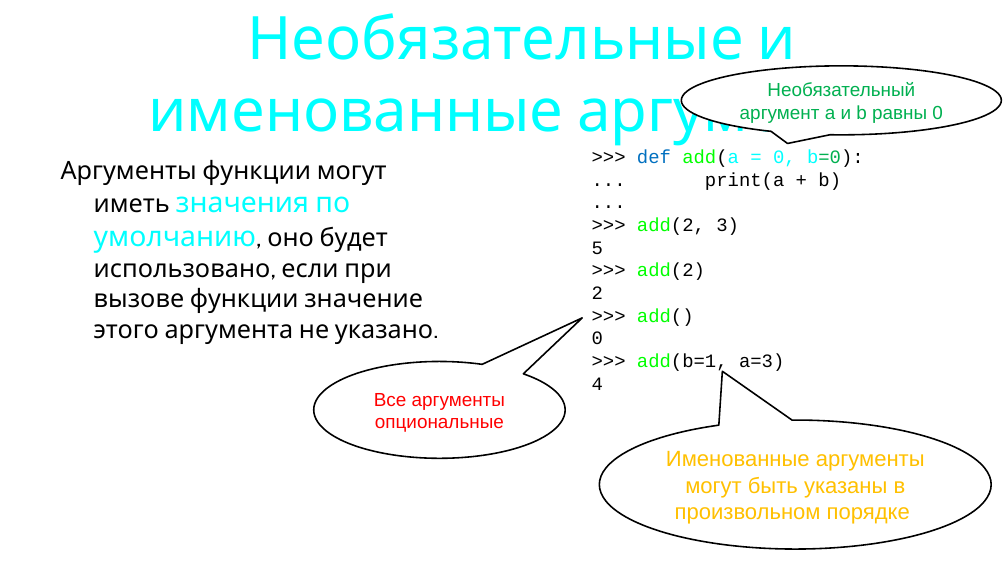
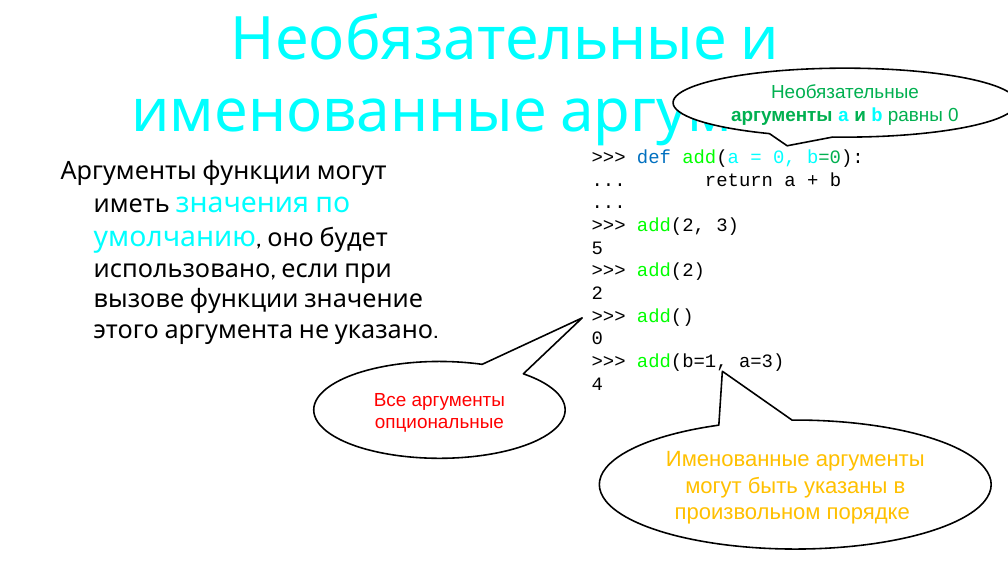
Before and after one commit to maxchv/LearnPython, a slide deck: slide 39 of week04/Functions.pptx (slide 32 before the commit). Drawn at 1008x567 pixels with LibreOffice and Linux fonts; fonts in the diff are those of the drawing. Boxes give left, top, right and bottom in pixels: in the first picture for what was removed or moved away, otherwise in the second. Text is boxed around its words. In the diff, an @@ line names an element or a change of style, - is before the commit and + after.

```diff
--- a/week04/Functions.pptx
+++ b/week04/Functions.pptx
@@ title "Необязательные и именованные аргументы": place and size @@
-title "Необязательные и именованные аргументы" at (148,13,895,146)
+title "Необязательные и именованные аргументы" at (131,13,878,147)
@@ speech bubble "Необязательные аргументы a и b ...": place and size @@
-speech bubble "Необязательные аргументы a и b ..." at (681,66,1001,135)
+speech bubble "Необязательные аргументы a и b ..." at (673,68,1008,137)
@@ text in speech bubble at (731,84,959,125): text changed @@
-Необязательный аргумент a и b равны 0
+Необязательные аргументы a и b равны 0
@@ text at (705,172,841,186): text changed @@
-... print(a + b)
+... return a + b
```
Also in this commit, not shown: 8 other slides changed, 3 slides added.
